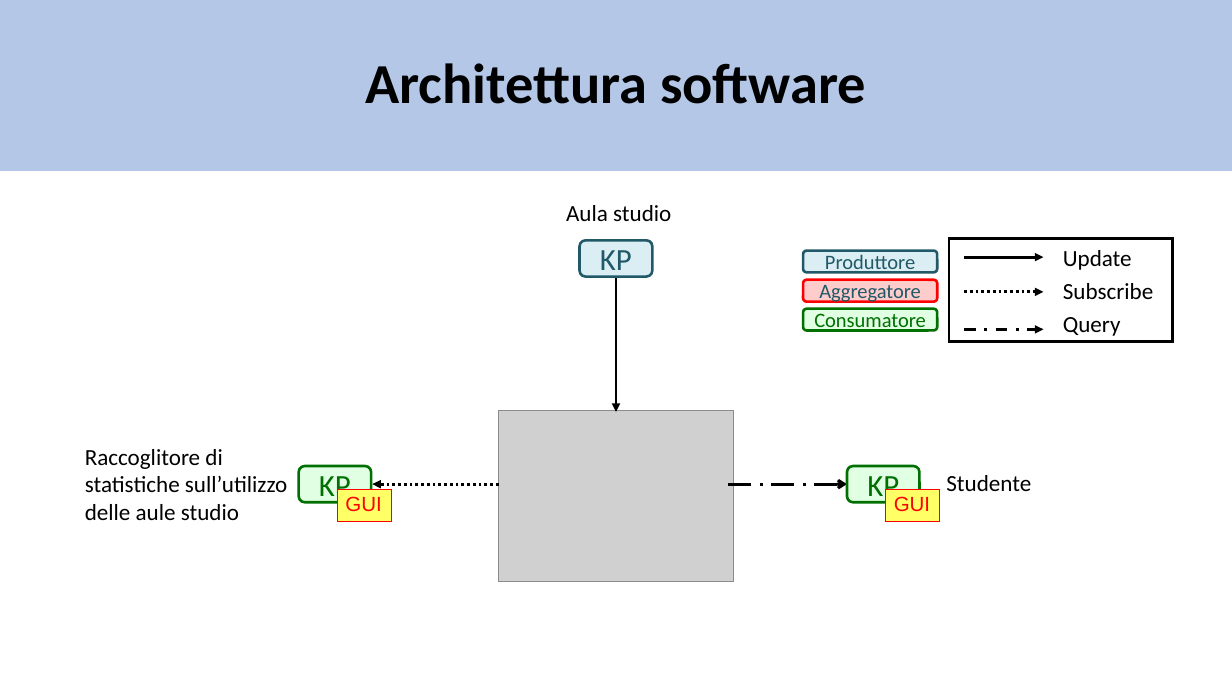
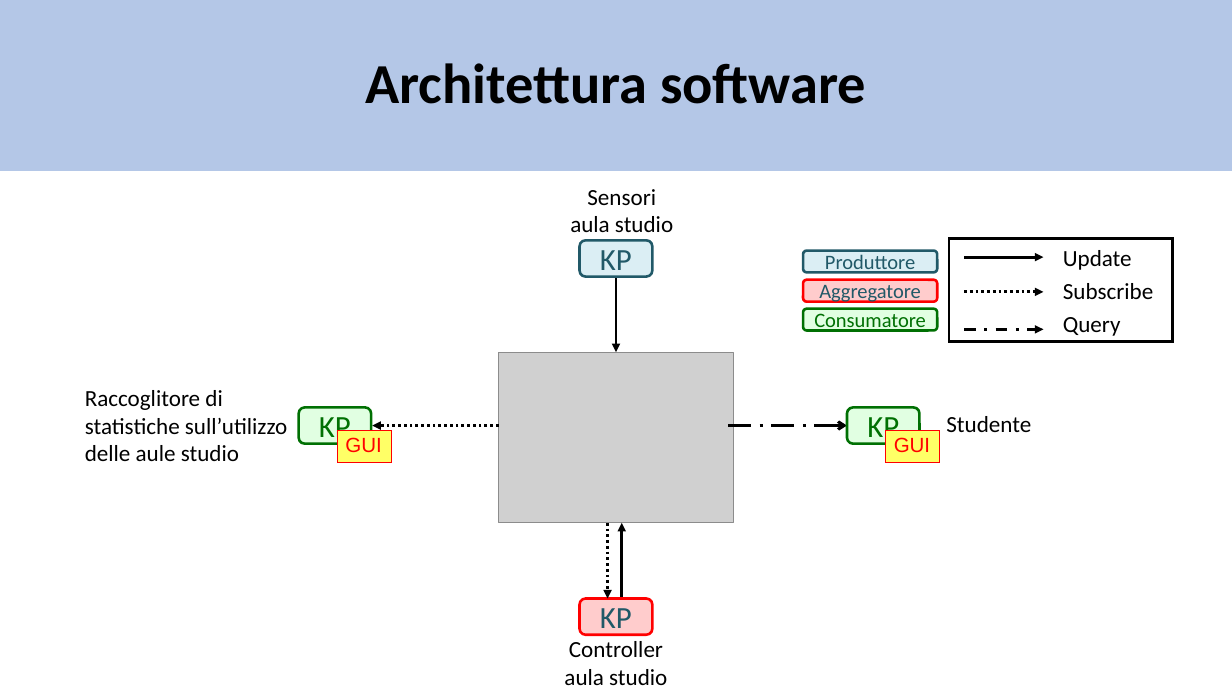
Before and after one commit to matte21/CalcM, a slide deck: slide 10 of ontologia.pptx. Drawn at 1232x693 pixels with LibreOffice and Linux fonts; fonts in the diff are those of the drawing; grey boxes stand for pictures. Boxes give left, top, right and bottom in pixels: in the first picture for what was removed or moved away, otherwise in the second. Text is boxed around its words. In the diff, an @@ line names an element or a change of style, - is before the commit and + after.

Commit message:
presentazione con sensori come KP

```diff
--- a/ontologia.pptx
+++ b/ontologia.pptx
@@ text at (570, 189, 673, 232): text changed @@
-Aula studio
+Sensori aula studio
@@ arrow moved from (616, 277) - (616, 412) to (616, 276) - (616, 352) @@
@@ 2 texts, 2 rounded rectangles, 2 rectangles, 2 arrows, 1 picture: place and size @@
-2 texts, 2 rounded rectangles, 2 rectangles, 2 arrows, 1 picture at (85, 411, 1031, 582)
+2 texts, 2 rounded rectangles, 2 rectangles, 2 arrows, 1 picture at (85, 352, 1031, 523)
@@ arrow added from (608, 523) to (608, 599), #000000 2.25 pt dashed @@
@@ arrow added from (622, 599) to (622, 523), #000000 2.25 pt @@
@@ rounded rectangle added at (579, 599, 653, 635), fill #FFCCCC, outline #FF0000 2 pt, 24 pt, text #215968 @@
+KP
@@ text added at (564, 641, 667, 685), 18 pt, text #000000 @@
+Controller aula studio
```
Also in this commit, not shown: 3 other slides changed, 2 slides added.
